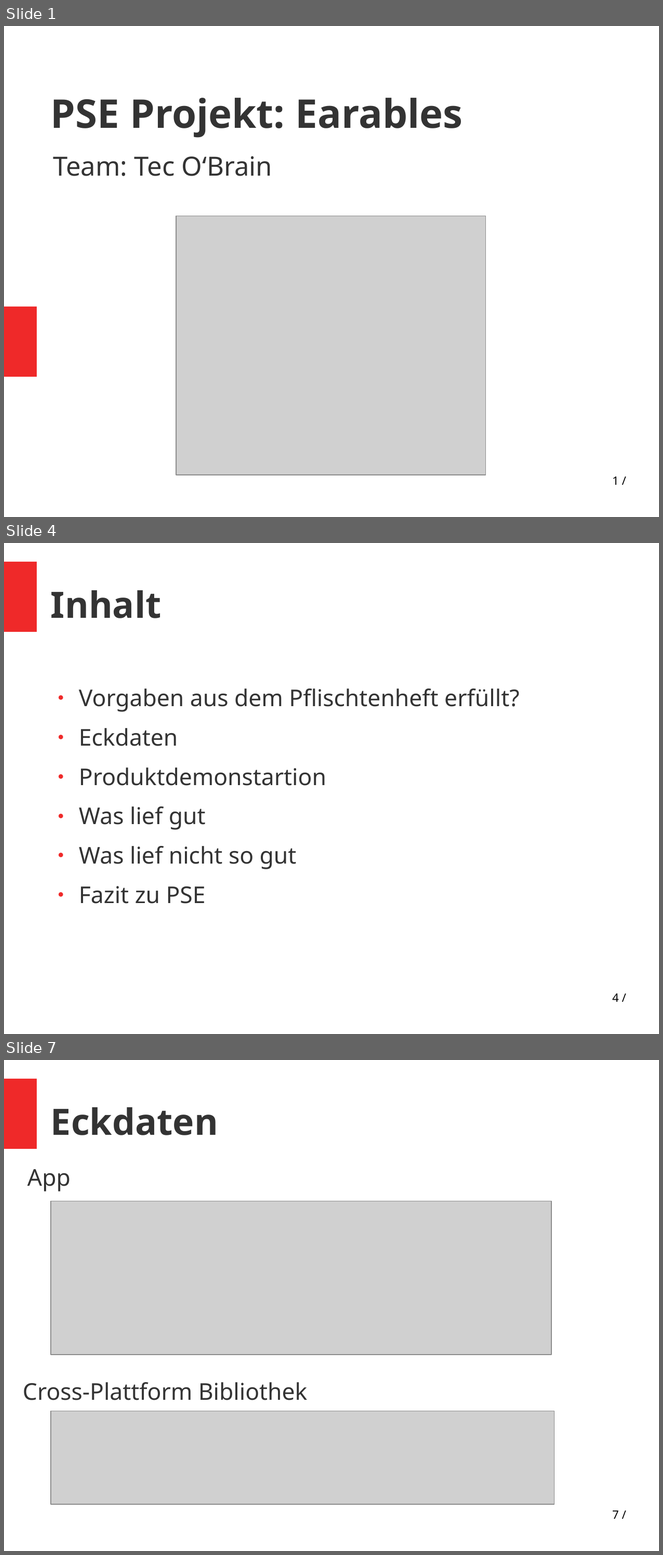
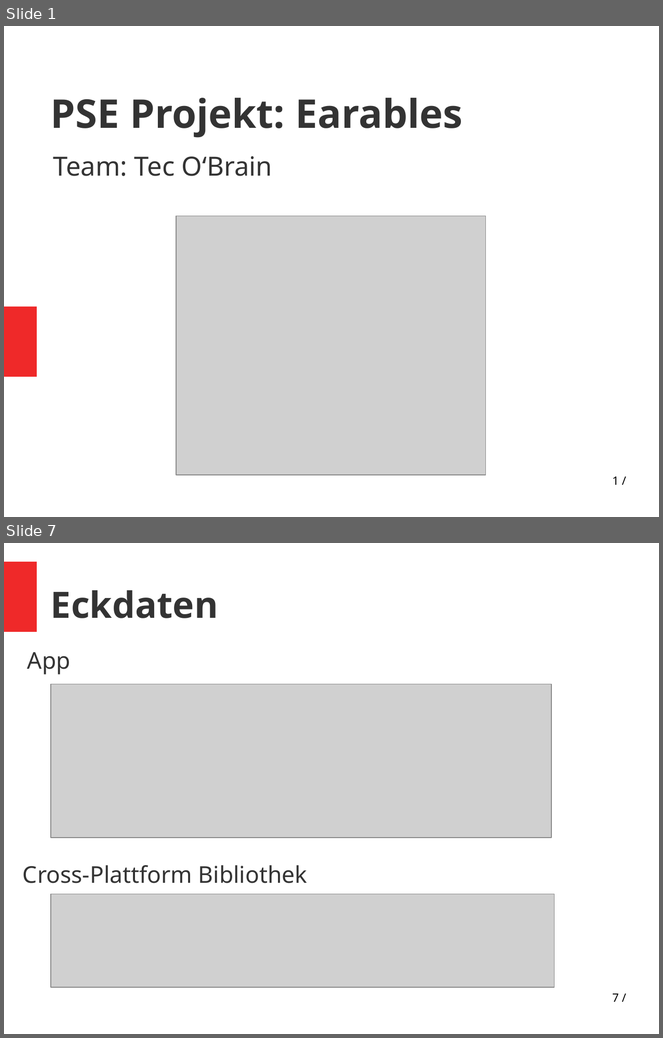
Before and after one commit to vlle1/dokumente-earablesKIT, a slide deck: Abschlusspräsi/Abschlusspräsi.odp. Shown one above the other, each under a label of ours: slides 1, 4 and 7 before the commit, slides 1 and 7 after it; the slides between them are not shown. The pictures are 663x1555 and 663x1038 pixels, drawn with LibreOffice and Linux fonts; fonts in the diff are those of the drawing; grey boxes stand for pictures. Boxes give left, top, right and bottom in pixels: in the first picture for what was removed or moved away, otherwise in the second. Text is boxed around its words. In the diff, an @@ line names an element or a change of style, - is before the commit and + after.

```diff
--- a/Abschlusspräsi/Abschlusspräsi.odp
+++ b/Abschlusspräsi/Abschlusspräsi.odp
@@ slide 4 removed at (4,543,659,1034), background #FFFFFF; not listed: 1 template element that a slide beside it also shows @@
@@ title removed at (51,590,162,618) @@
-Inhalt
@@ text removed at (79,689,519,904) @@
-● Vorgaben aus dem Pflischtenheft erfüllt?
-● Eckdaten
-● Produktdemonstartion
-● Was lief gut
-● Was lief nicht so gut
-● Fazit zu PSE
@@ page number removed at (612,994,619,1002) @@
-4 /
```
Also in this commit, not shown: 6 slides changed, 1 slide added.
